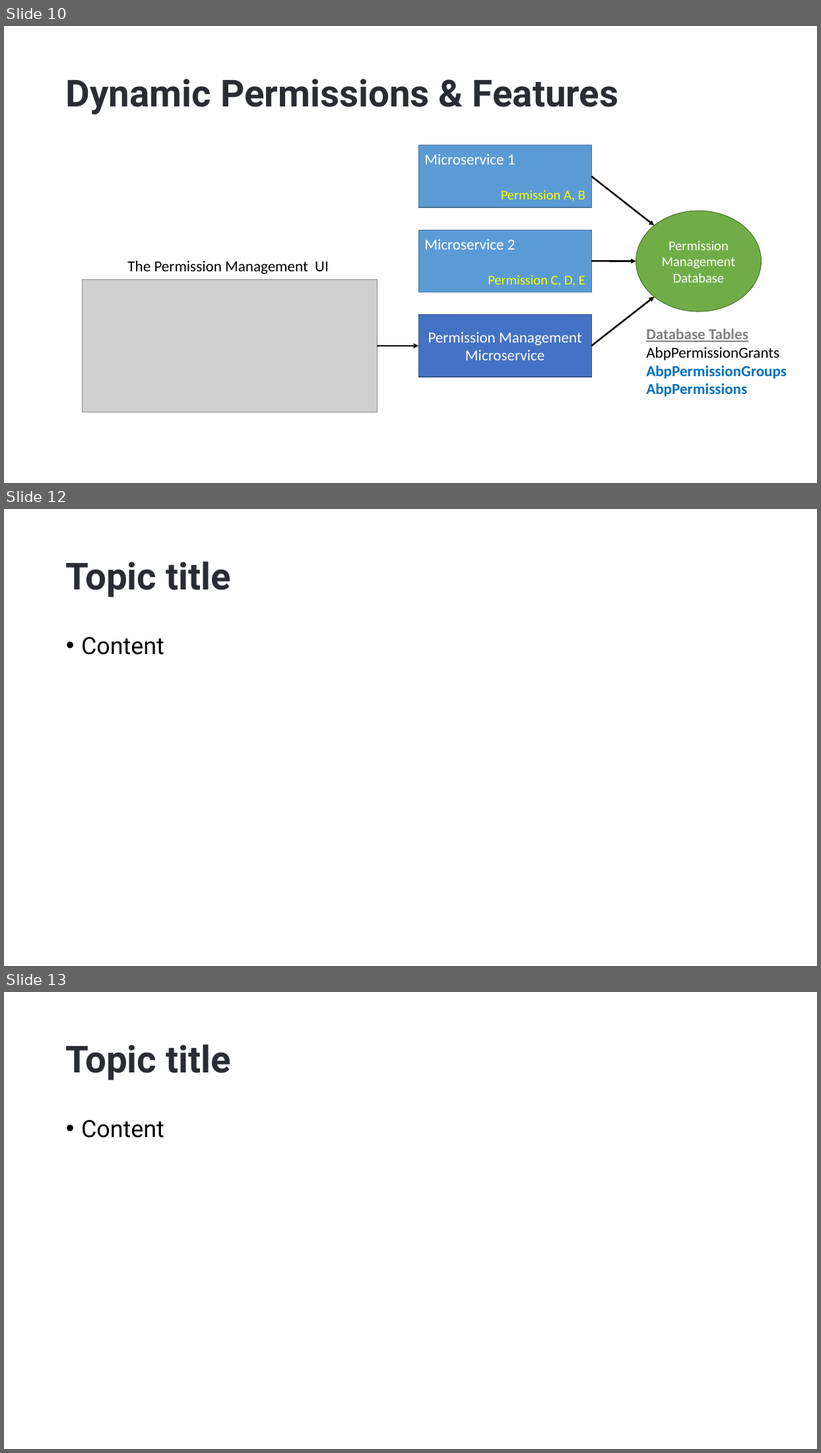
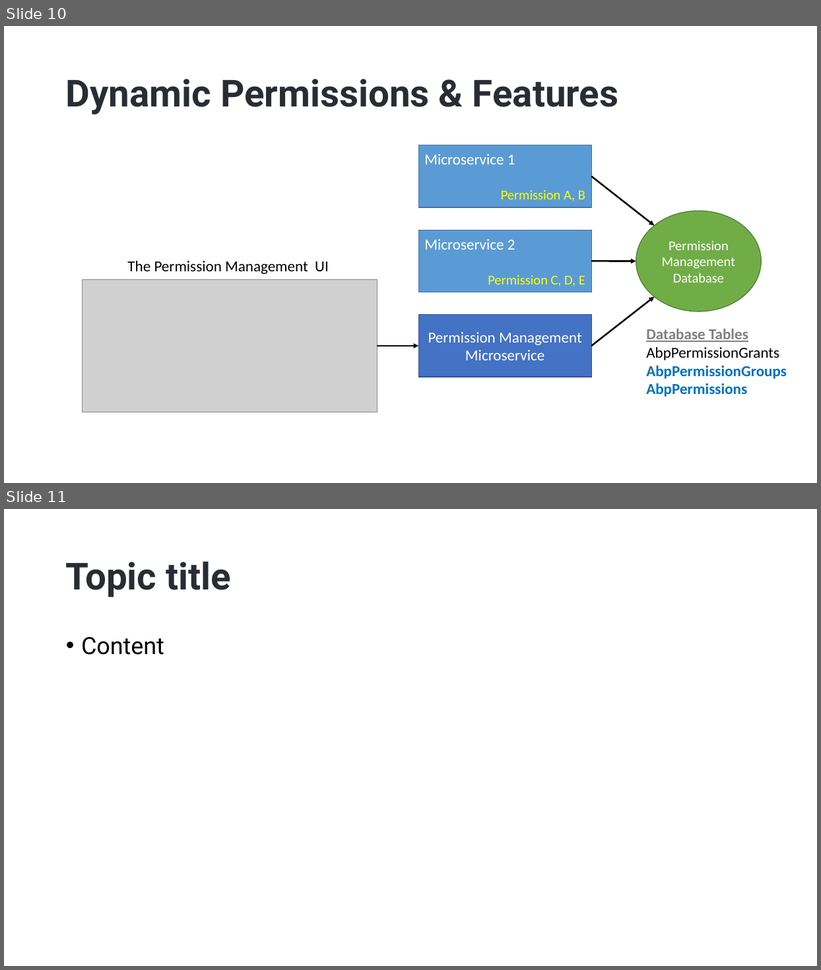
Before and after one commit to hikalkan/presentations, a slide deck: 2022-09-29 ABP Community Talks 2022.7/ABP-7-News.pptx. Shown one above the other, each under a label of ours: slides 10, 12 and 13 before the commit, slides 10 and 11 after it; the slides between them are not shown. The pictures are 821x1453 and 821x970 pixels, drawn with LibreOffice and Linux fonts; fonts in the diff are those of the drawing; grey boxes stand for pictures; background and template pictures are left out. Boxes give left, top, right and bottom in pixels: in the first picture for what was removed or moved away, otherwise in the second. Text is boxed around its words. In the diff, an @@ line names an element or a change of style, - is before the commit and + after.

```diff
--- a/2022-09-29 ABP Community Talks 2022.7/ABP-7-News.pptx
+++ b/2022-09-29 ABP Community Talks 2022.7/ABP-7-News.pptx
@@ slide 12 removed at bbox=[4, 509, 817, 966], background picture (left out) @@
@@ title removed at bbox=[66, 561, 230, 597] @@
-Topic title
@@ text removed at bbox=[81, 637, 164, 655] @@
-• Content
@@ what was slide 13 is now slide 11 @@
```
Also in this commit, not shown: 1 other slide removed.
